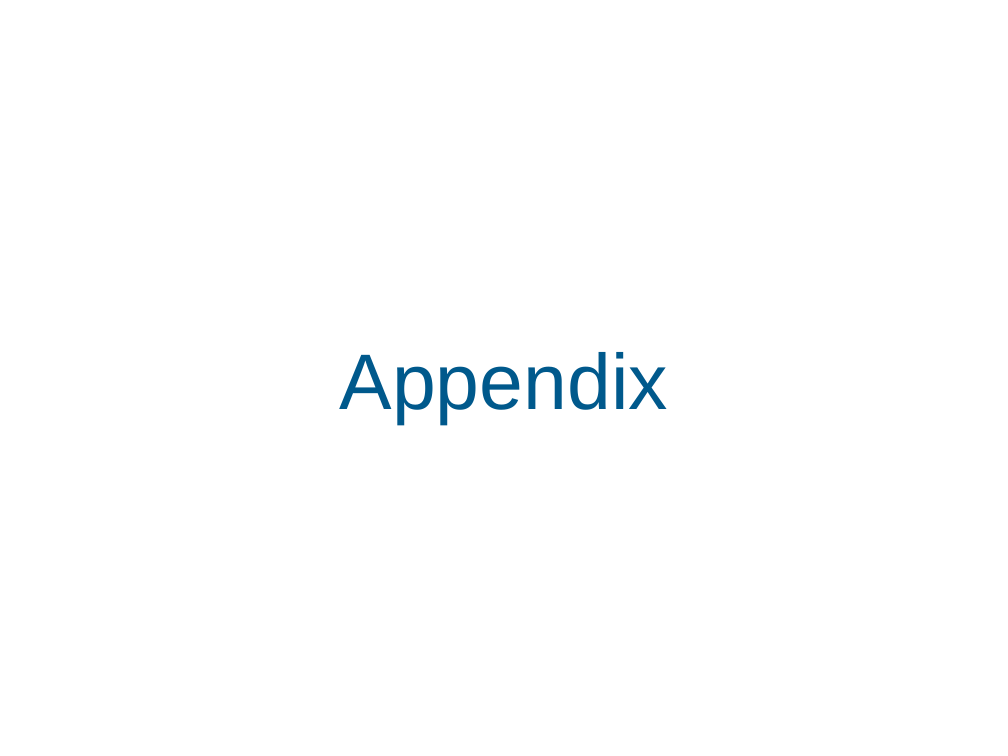
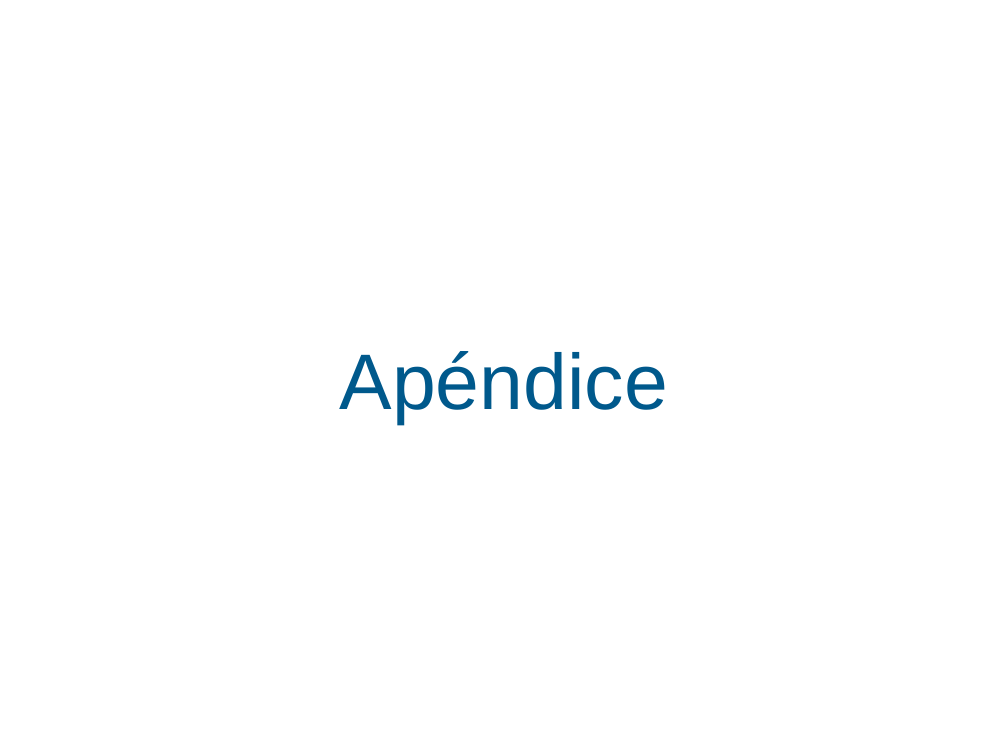
Before and after one commit to TheFlutteristas/presentations, a slide deck: slide 11 of Introduction_to_Flutteristas.pptx. Drawn at 1008x756 pixels with LibreOffice and Linux fonts; fonts in the diff are those of the drawing. Boxes give left, top, right and bottom in pixels: in the first picture for what was removed or moved away, otherwise in the second. Text is boxed around its words. In the diff, an @@ line names an element or a change of style, - is before the commit and + after.

```diff
--- a/Introduction_to_Flutteristas.pptx
+++ b/Introduction_to_Flutteristas.pptx
@@ title at [340,351,668,424]: text changed @@
-Appendix
+Apéndice
```
Also in this commit, not shown: 5 other slides changed, 1 other file.
